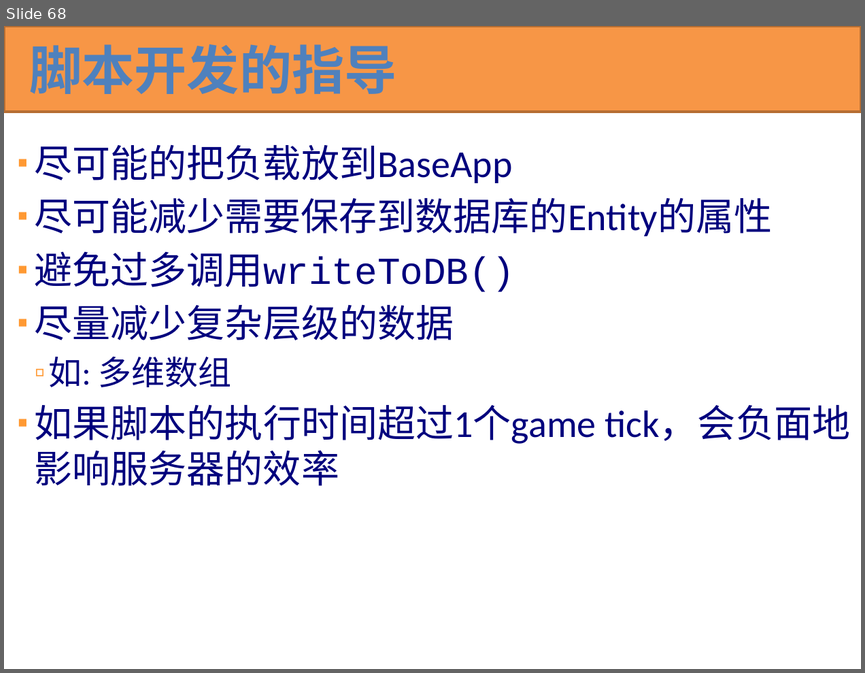
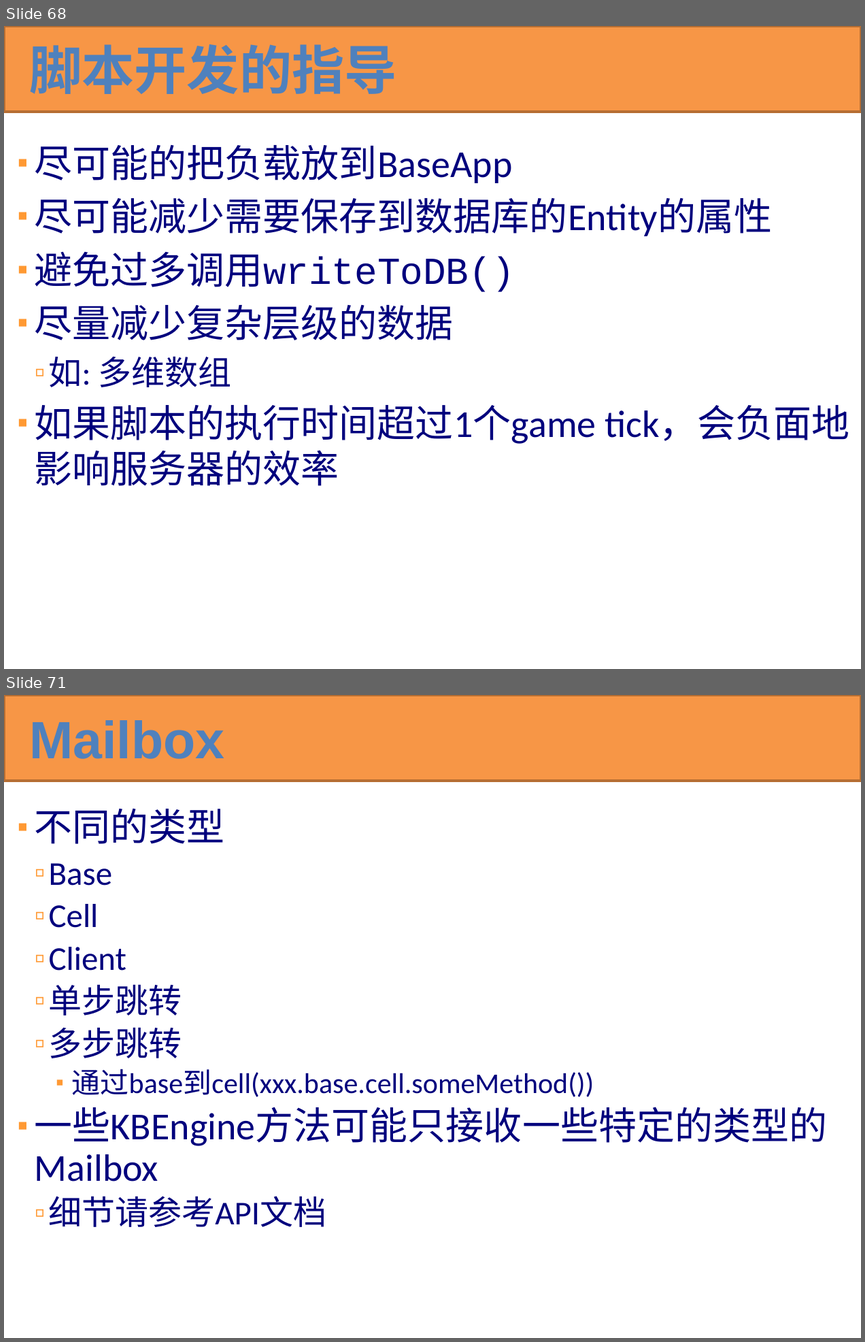
Before and after one commit to kbengine/kbengine_docs, a slide deck: KBEngine技术预览.pptx. Shown one above the other, each under a label of ours: slide 68 before the commit, slides 68 and 71 after it; the slides between them are not shown. The pictures are 865x673 and 865x1342 pixels, drawn with LibreOffice and Linux fonts; fonts in the diff are those of the drawing. Boxes give left, top, right and bottom in pixels: in the first picture for what was removed or moved away, otherwise in the second. Text is boxed around its words. In the diff, an @@ line names an element or a change of style, - is before the commit and + after.

```diff
--- a/KBEngine技术预览.pptx
+++ b/KBEngine技术预览.pptx
@@ slide 71 added at bbox=[4, 695, 861, 1338], background #FFFFFF @@
@@ rectangle added at bbox=[4, 695, 861, 781], fill #F79646, outline #B76F34 2 pt @@
@@ title added at bbox=[29, 720, 224, 759], 44.1 pt, text #4F81BD, bold @@
+Mailbox
@@ text added at bbox=[35, 809, 827, 1227], 24 pt, text #00007D @@
+▪ 不同的类型
+  ▫ Base
+  ▫ Cell
+  ▫ Client
+  ▫ 单步跳转
+  ▫ 多步跳转
+    ▪ 通过base到cell(xxx.base.cell.someMethod())
+▪ 一些KBEngine方法可能只接收一些特定的类型的Mailbox
+  ▫ 细节请参考API文档
```
Also in this commit, not shown: 1 slide changed, 13 other slides added.
